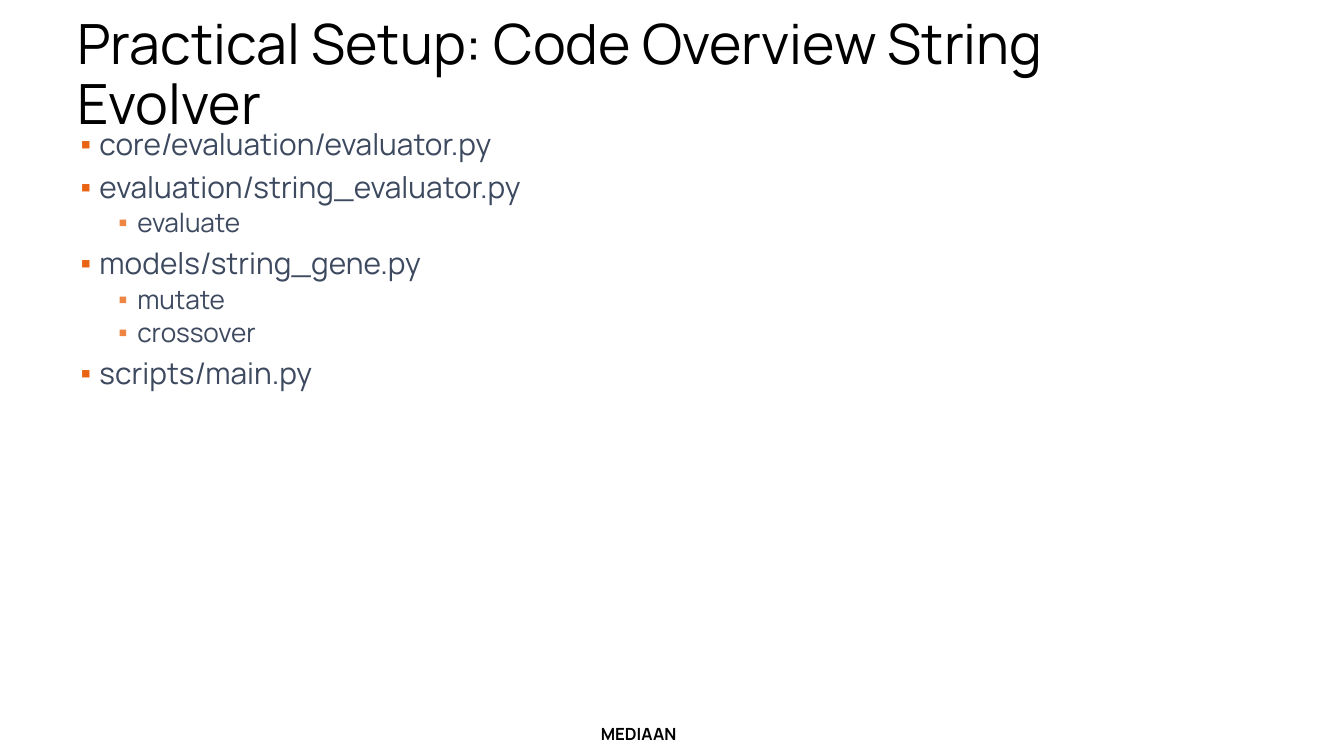
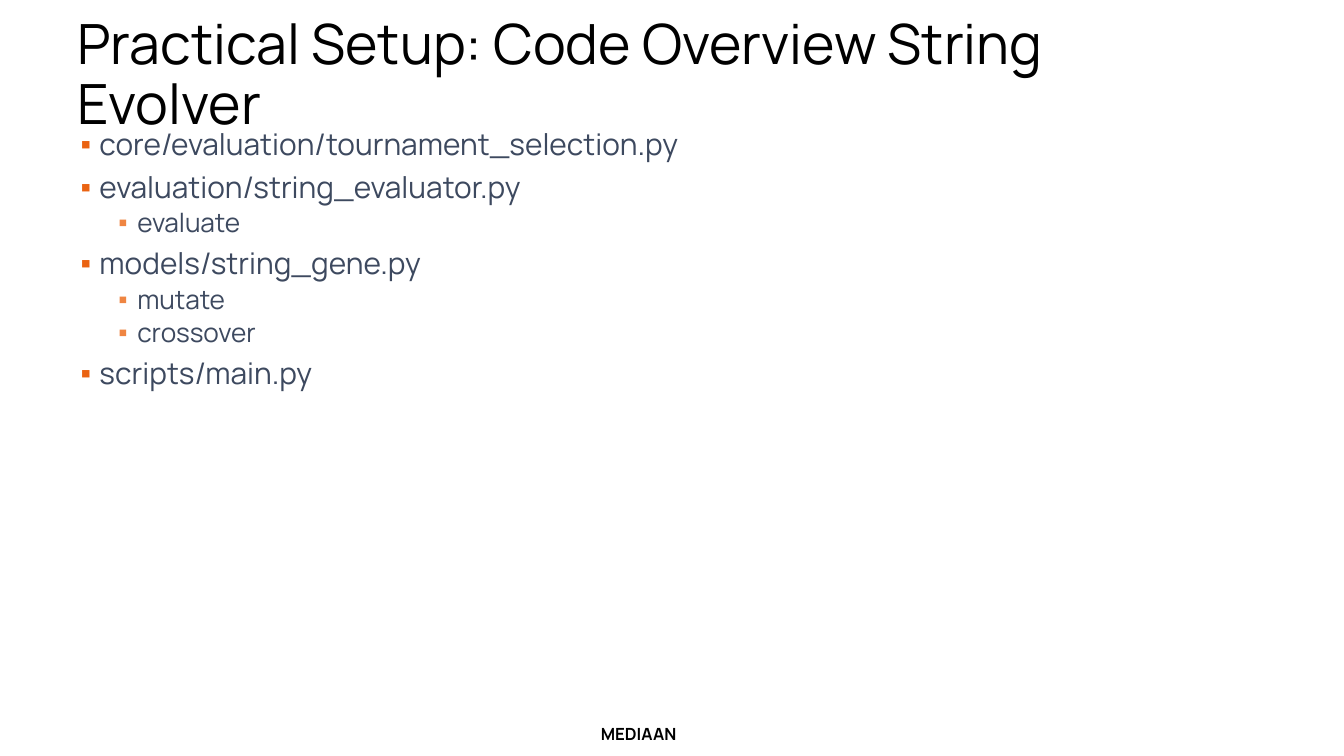
Before and after one commit to SimonCraenen/GeneticAlgorithmPython, a slide deck: slide 11 of Genetic_Algorithm.pptx. Drawn at 1344x756 pixels with LibreOffice and Linux fonts; fonts in the diff are those of the drawing. Boxes give left, top, right and bottom in pixels: in the first picture for what was removed or moved away, otherwise in the second. Text is boxed around its words. In the diff, an @@ line names an element or a change of style, - is before the commit and + after.

```diff
--- a/Genetic_Algorithm.pptx
+++ b/Genetic_Algorithm.pptx
@@ text at <box>99,133,678,162</box>: text changed @@
-▪ core/evaluation/evaluator.py
+▪ core/evaluation/tournament_selection.py
```
Also in this commit, not shown: 1 other slide changed, 2 other files.
